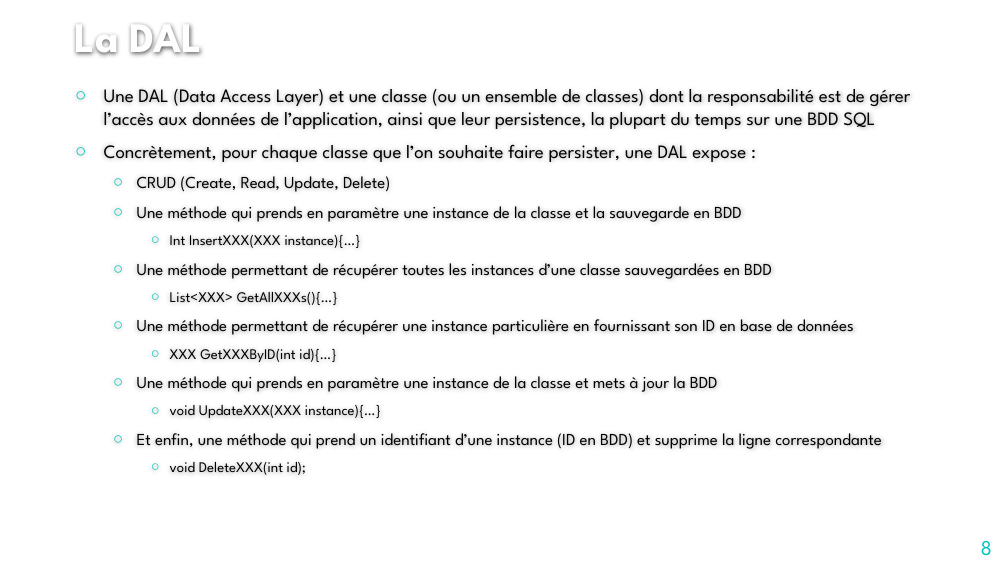
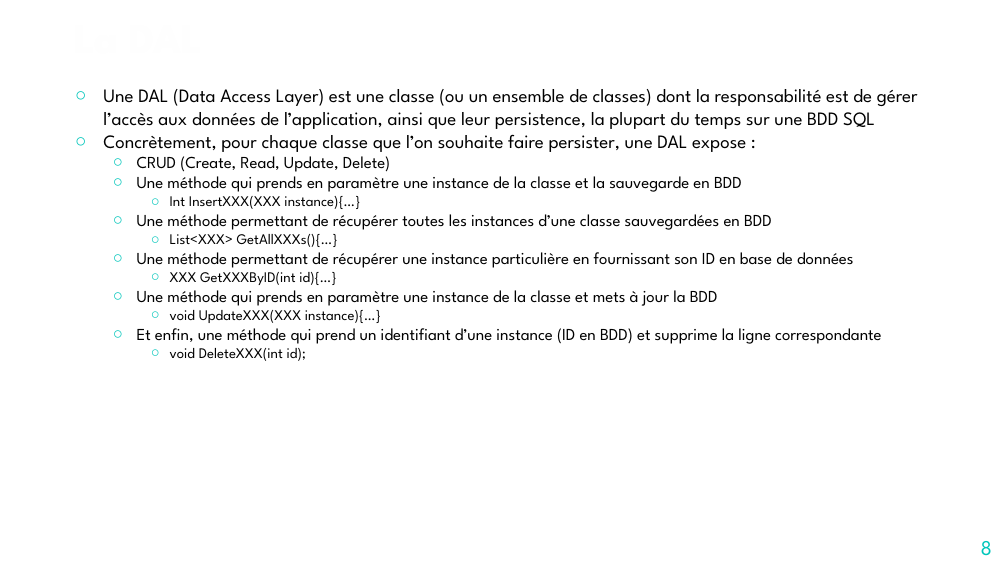
Before and after one commit to jcchalte/PresentationsCCI, a slide deck: slide 8 of C#/Cours 5/Introduction au développement Web en ASP - 5.pptx. Drawn at 1008x567 pixels with LibreOffice and Linux fonts; fonts in the diff are those of the drawing; background and template pictures are left out. Boxes give left, top, right and bottom in pixels: in the first picture for what was removed or moved away, otherwise in the second. Text is boxed around its words. In the diff, an @@ line names an element or a change of style, - is before the commit and + after.

Commit message:
Ajout exercices pour Cours 5

```diff
--- a/C#/Cours 5/Introduction au développement Web en ASP - 5.pptx
+++ b/C#/Cours 5/Introduction au développement Web en ASP - 5.pptx
@@ text at box(103, 89, 918, 129): text changed @@
-○ Une DAL (Data Access Layer) et une classe (ou un ensemble de classes) dont la responsabilité est de gérer l’accès aux données de l’application, ainsi que leur persistence, la plupart du temps sur une BDD SQL
+○ Une DAL (Data Access Layer) est une classe (ou un ensemble de classes) dont la responsabilité est de gérer l’accès aux données de l’application, ainsi que leur persistence, la plupart du temps sur une BDD SQL
@@ text at box(103, 128, 882, 361): indent changed; less space between paragraphs @@
```
Also in this commit, not shown: 16 other slides changed, 1 slide added, 4 slides removed, 8 other files.
